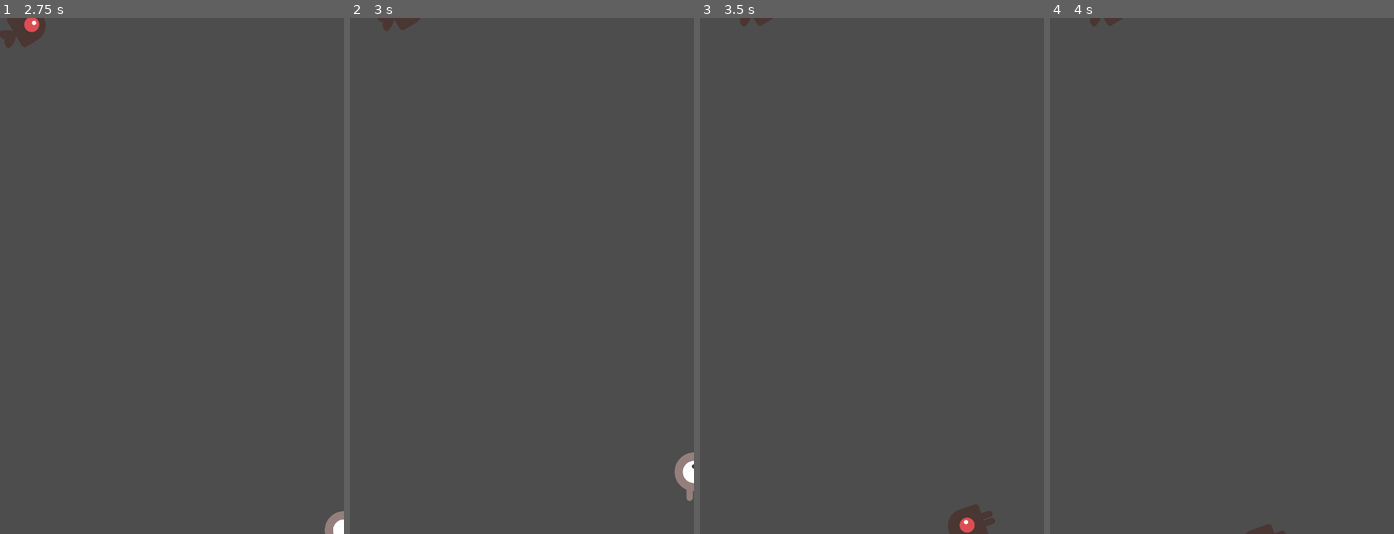
Above: before the commit, frames 1-4 (left to right).
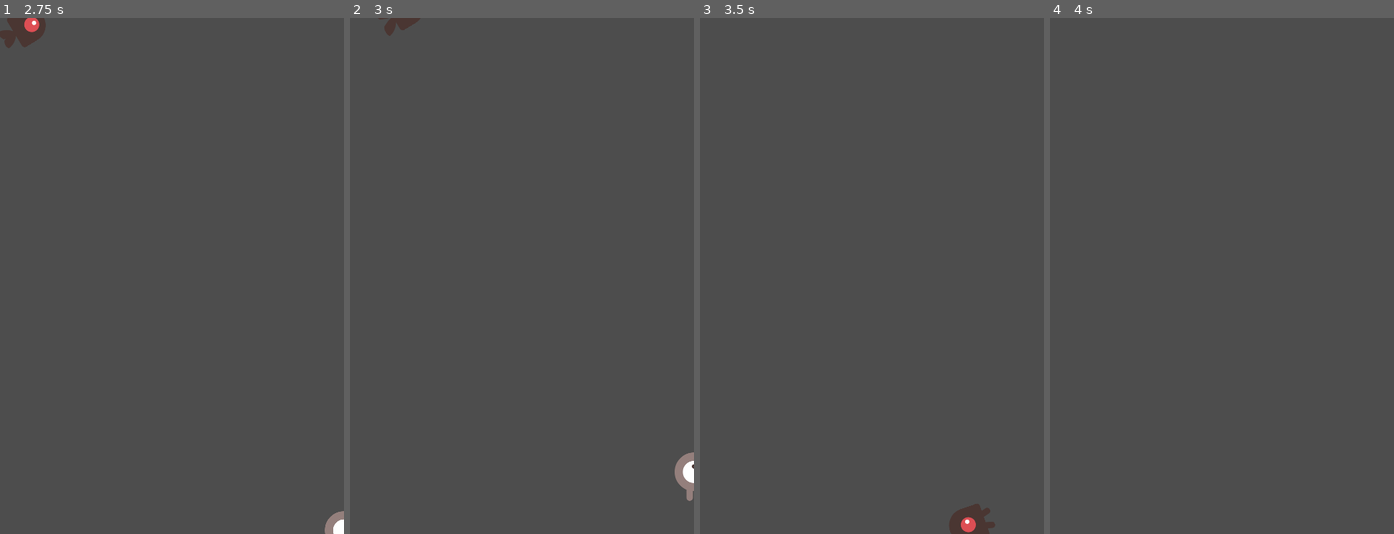
Above: after the commit, the same moments.

Repository: ActualPande2/IAC1_GAMDES1_Lopez
Game: Godot game, scene res://main.tscn
The game is run twice, just before and just after one commit, with the same random seed, the same clock (stepped at 60 frames per second) and the same inputs. This scene is started directly instead of the project's main scene.
Inputs:
- Up to frame 1 (2.75 s): tap Enter at 0.5 s; hold D (move_right) 0.53-1.28 s; hold S (move_down) 1.28-2.03 s; hold D (move_right) from 2.03 s (still down)
- Up to frame 2 (3 s): release D (move_right) at 2.78 s; hold W (move_up) from 2.78 s (still down)
- Up to frame 3 (3.5 s): keep holding W (move_up)
- Up to frame 4 (4 s): release W (move_up) at 3.53 s; hold A (move_left) from 3.53 s (still down)

Frame 1 is identical in both runs. In frame 2, less than 0.1% of the frame differs, in the area x 8-14%, y 0-4%; in frame 3, 0.2%, in the area x 11-86%, y 0-100%; in frame 4, 0.2%.

Commit message:
new updates on project 3

Diff:
--- a/project-3/mob.gd
+++ b/project-3/mob.gd
@@ -5,7 +5,7 @@
 func _ready():
 	var mob_types = Array($AnimatedSprite2D.sprite_frames.get_animation_names())
 	$AnimatedSprite2D.animation = mob_types.pick_random()
-	$AnimatedSprite2D.play
+	$AnimatedSprite2D.play()
 
-func _on_visible_on_screen_notifier_2d_screen_exited():
+func _on_visible_on_screen_enabler_2d_screen_exited():
 	queue_free()
--- a/project-3/mob.tscn
+++ b/project-3/mob.tscn
@@ -30,7 +30,7 @@
 }],
 "loop": 1,
 "name": &"swim",
-"speed": 5.0
+"speed": 3.0
 }, {
 "frames": [{
 "duration": 1.0,
@@ -41,7 +41,7 @@
 }],
 "loop": 1,
 "name": &"walk",
-"speed": 5.0
+"speed": 3.0
 }]
 
 [sub_resource type="CapsuleShape2D" id="CapsuleShape2D_pcqmr"]
@@ -62,3 +62,5 @@
 shape = SubResource("CapsuleShape2D_pcqmr")
 
 [node name="VisibleOnScreenEnabler2D" type="VisibleOnScreenEnabler2D" parent="." unique_id=1592100977]
+
+[connection signal="screen_exited" from="VisibleOnScreenEnabler2D" to="." method="_on_visible_on_screen_enabler_2d_screen_exited"]
--- a/project-3/player.gd
+++ b/project-3/player.gd
@@ -37,7 +37,7 @@
 		$AnimatedSprite2D.flip_v = velocity.y > 0
 
 signal hit
-func _on_body_entered(body: Node2D) -> void:
+func _on_body_entered(_body):
 	hide()
 	hit.emit()
 	$CollisionShape2D.set_deferred("disabled", true)
